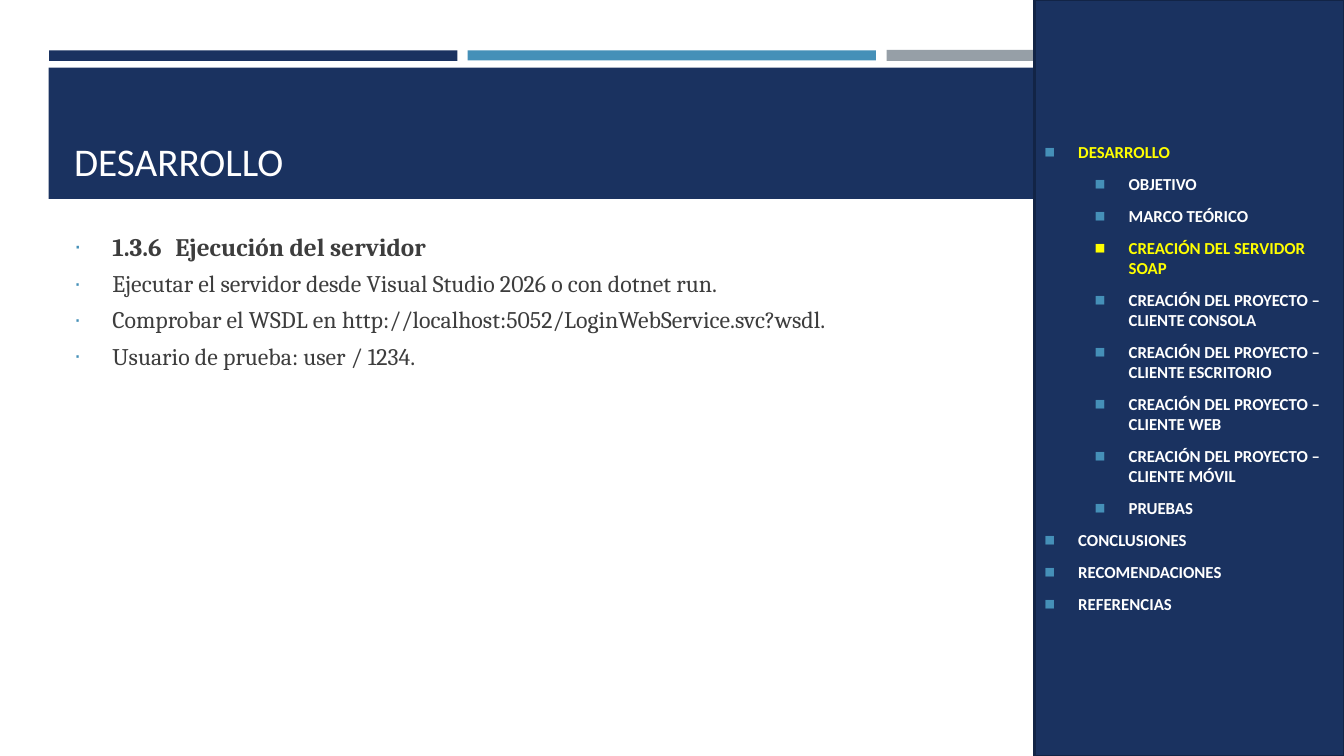
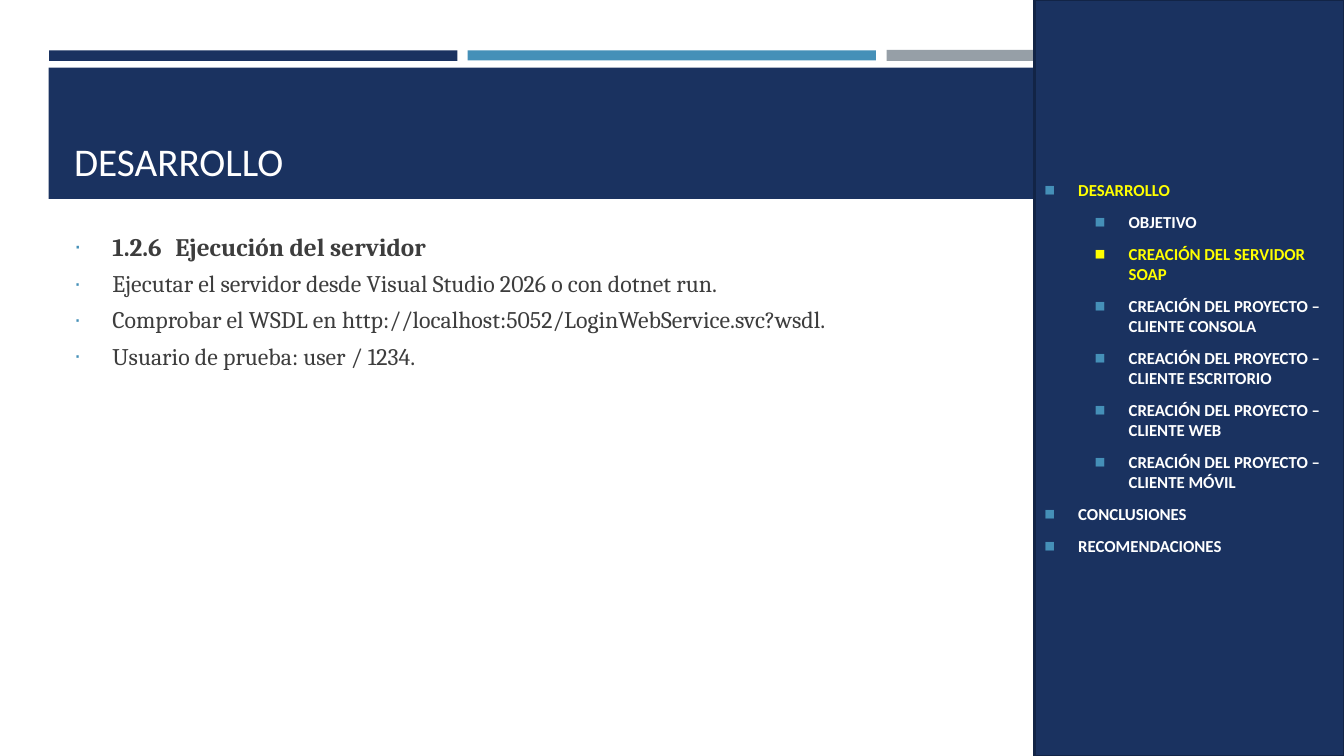
Before and after one commit to IMarcusDev/TI.1.2.-PAO202651_SOAP_DOTNET_SINBDD_NRC_36883_GR04, a slide deck: slide 9 of 05. DOCUMENTACION/PRESENTACION TI.1.2. SOAP sin BDD en DOTNET GR4.pptx (slide 13 before the commit). Drawn at 1344x756 pixels with LibreOffice and Linux fonts; fonts in the diff are those of the drawing. Boxes give left, top, right and bottom in pixels: in the first picture for what was removed or moved away, otherwise in the second. Text is boxed around its words. In the diff, an @@ line names an element or a change of style, - is before the commit and + after.

```diff
--- a/05. DOCUMENTACION/PRESENTACION TI.1.2. SOAP sin BDD en DOTNET GR4.pptx
+++ b/05. DOCUMENTACION/PRESENTACION TI.1.2. SOAP sin BDD en DOTNET GR4.pptx
@@ text in rectangle at [1129, 209, 1249, 222]: paragraph removed @@
-  ◼ MARCO TEÓRICO
@@ text at [112, 238, 426, 262]: text changed @@
-∙ 1.3.6 Ejecución del servidor
+∙ 1.2.6 Ejecución del servidor
@@ text in rectangle at [1129, 503, 1193, 514]: paragraph removed @@
-  ◼ PRUEBAS
@@ text in rectangle at [1078, 599, 1172, 610]: paragraph removed @@
-◼ REFERENCIAS
```
Also in this commit, not shown: 21 other slides changed, 7 slides removed.
